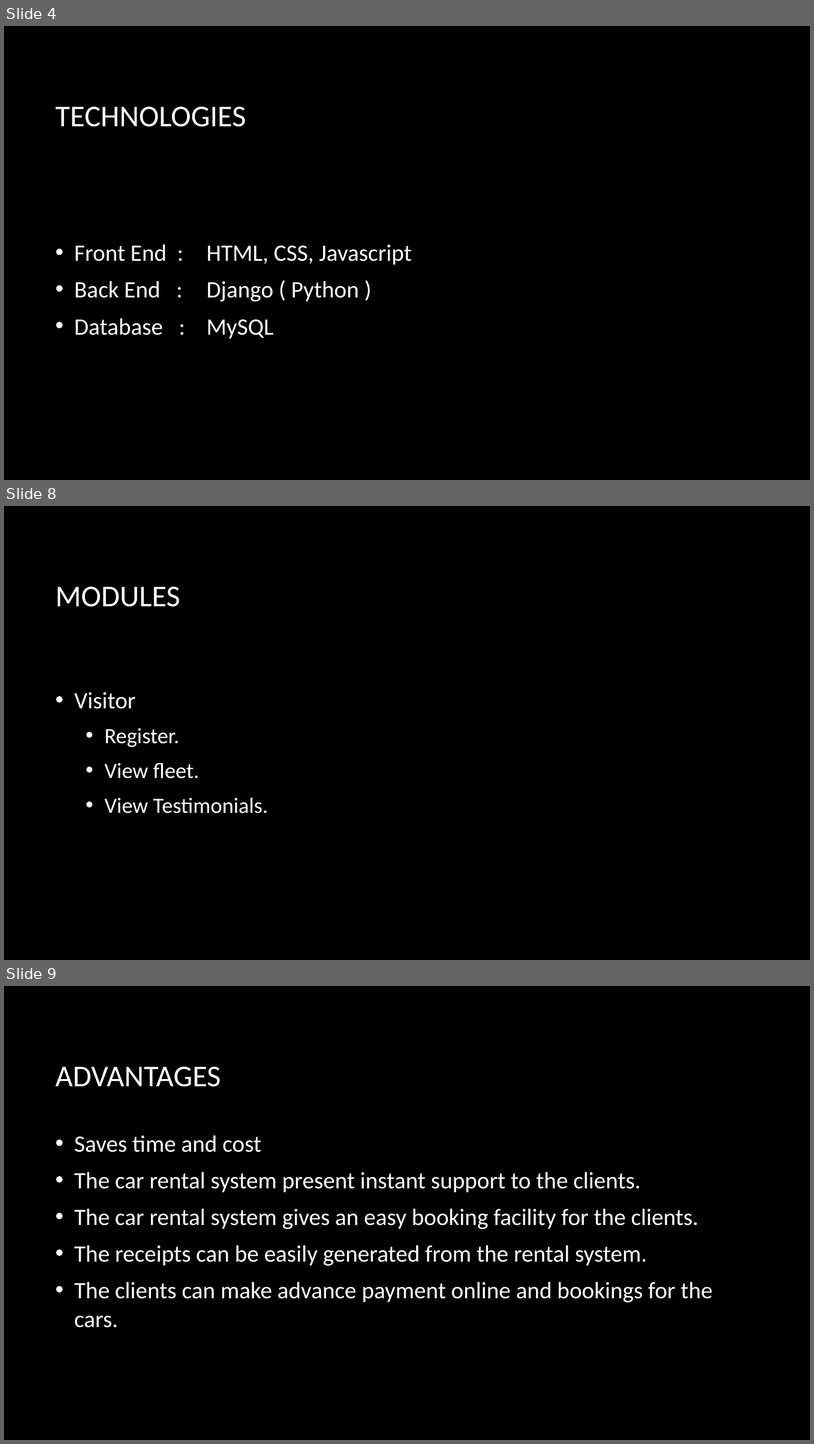
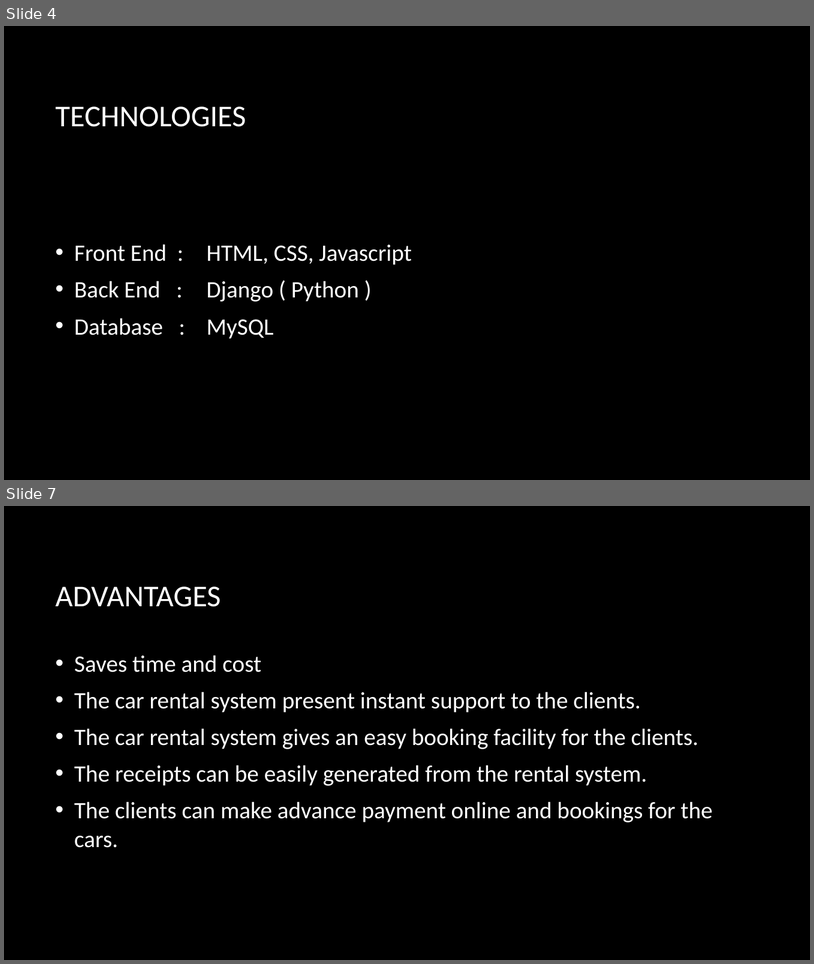
Before and after one commit to harshil037/carrent, a slide deck: Car rental system (2).pptx. Shown one above the other, each under a label of ours: slides 4, 8 and 9 before the commit, slides 4 and 7 after it; the slides between them are not shown. The pictures are 814x1444 and 814x964 pixels, drawn with LibreOffice and Linux fonts; fonts in the diff are those of the drawing; background and template pictures are left out. Boxes give left, top, right and bottom in pixels: in the first picture for what was removed or moved away, otherwise in the second. Text is boxed around its words. In the diff, an @@ line names an element or a change of style, - is before the commit and + after.

```diff
--- a/Car rental system (2).pptx
+++ b/Car rental system (2).pptx
@@ slide 8 removed at [4,506,810,960], background picture (left out) @@
@@ title removed at [56,586,180,607] @@
-MODULES
@@ text removed at [74,692,269,813] @@
-• Visitor
-  • Register.
-  • View fleet.
-  • View Testimonials.
@@ what was slide 9 is now slide 7 @@
```
Also in this commit, not shown: 7 slides changed, 1 slide added, 2 other slides removed, 5 other files.
